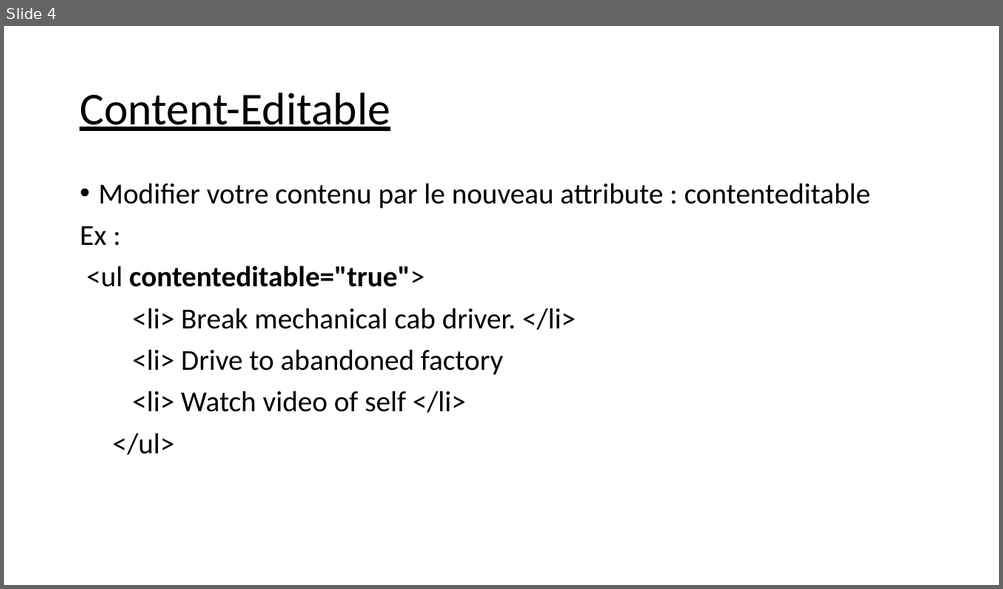
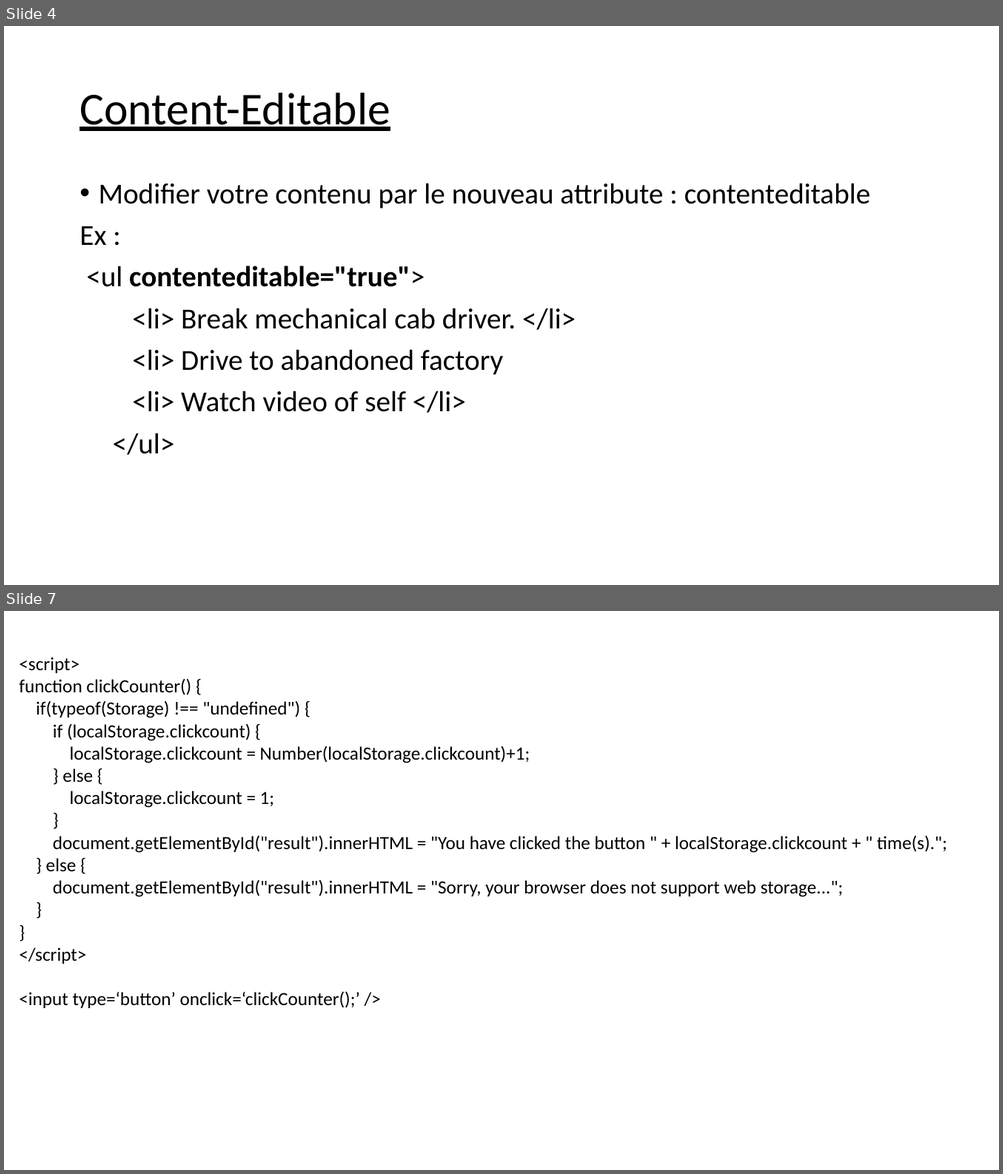
Before and after one commit to balamddine/NewHtml5, a slide deck: Presentation Du HTML5 .pptx. Shown one above the other, each under a label of ours: slide 4 before the commit, slides 4 and 7 after it; the slides between them are not shown. The pictures are 1003x589 and 1003x1174 pixels, drawn with LibreOffice and Linux fonts; fonts in the diff are those of the drawing. Boxes give left, top, right and bottom in pixels: in the first picture for what was removed or moved away, otherwise in the second. Text is boxed around its words. In the diff, an @@ line names an element or a change of style, - is before the commit and + after.

```diff
--- a/Presentation Du HTML5 .pptx
+++ b/Presentation Du HTML5 .pptx
@@ slide 7 added at [4, 611, 999, 1170], background #FFFFFF @@
@@ text added at [19, 657, 947, 1008], 18 pt, text #000000 @@
+<script>
+function clickCounter() {
+if(typeof(Storage) !== "undefined") {
+if (localStorage.clickcount) {
+localStorage.clickcount = Number(localStorage.clickcount)+1;
+} else {
+localStorage.clickcount = 1;
+}
+document.getElementById("result").innerHTML = "You have clicked the button " + localStorage.clickcount + " time(s).";
+} else {
+document.getElementById("result").innerHTML = "Sorry, your browser does not support web storage...";
+}
+}
+</script>
+<input type=‘button’ onclick=‘clickCounter();’ />
```
Also in this commit, not shown: 7 other slides added, 1 other file.
